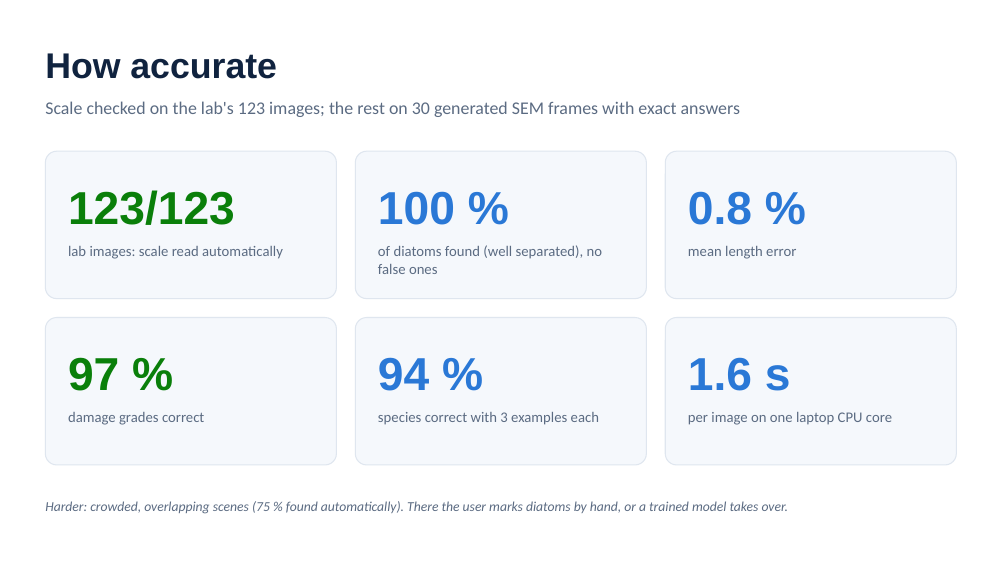
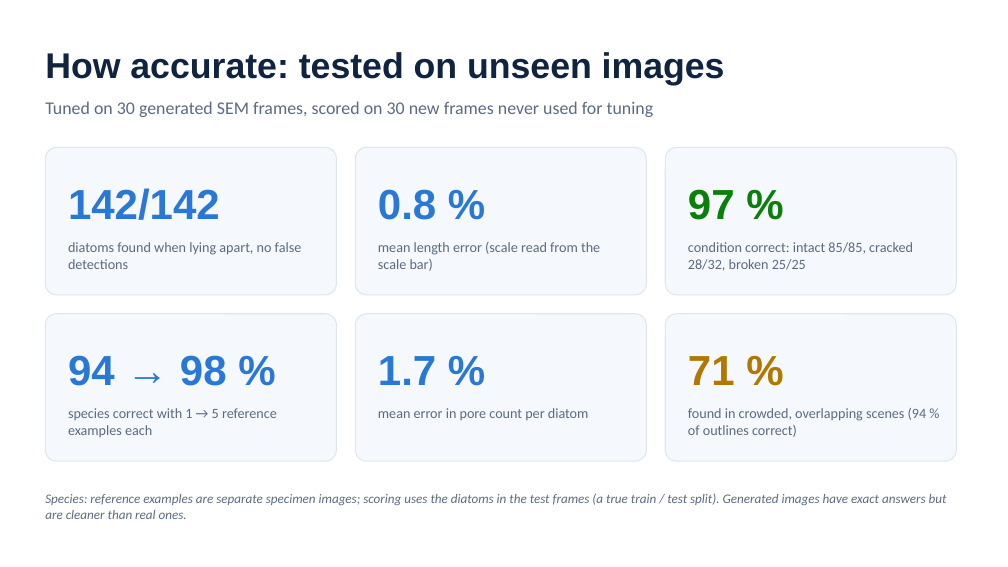
Before and after one commit to Krishna1Swaminathan/diatom-sem-analyzer, a slide deck: slide 5 of docs/Diatom_Analyzer_overview.pptx. Drawn at 1008x567 pixels with LibreOffice and Linux fonts; fonts in the diff are those of the drawing. Boxes give left, top, right and bottom in pixels: in the first picture for what was removed or moved away, otherwise in the second. Text is boxed around its words. In the diff, an @@ line names an element or a change of style, - is before the commit and + after.

Commit message:
Add held-out benchmark results and realistic figures to slides and README
- reports/heldout*: the synthetic benchmark on 30 frames never used for tuning
  (seeds 1000-1029); results match the tuning frames
- Slides: accuracy slide uses held-out figures, and a new slide on what works
  automatically on the lab's images and what needs the user's help

```diff
--- a/docs/Diatom_Analyzer_overview.pptx
+++ b/docs/Diatom_Analyzer_overview.pptx
@@ text at <box>45,52,725,85</box>: text changed @@
-How accurate
+How accurate: tested on unseen images
@@ text at <box>45,101,654,117</box>: text changed @@
-Scale checked on the lab's 123 images; the rest on 30 generated SEM frames with exact answers
+Tuned on 30 generated SEM frames, scored on 30 new frames never used for tuning
@@ text at <box>68,188,220,220</box>: text changed; size 44 to 40 pt; text colour #0A7F0A to #2A78D6 @@
-123/123
+142/142
@@ text at <box>378,189,436,220</box>: text changed; size 44 to 40 pt @@
-100 %
+0.8 %
@@ text at <box>688,189,735,220</box>: text changed; size 44 to 40 pt; text colour #2A78D6 to #0A7F0A @@
-0.8 %
+97 %
@@ text at <box>68,242,302,269</box>: text changed; size 14 to 13.5 pt @@
-lab images: scale read automatically
+diatoms found when lying apart, no false detections
@@ text at <box>378,242,600,271</box>: text changed; size 14 to 13.5 pt @@
-of diatoms found (well separated), no false ones
+mean length error (scale read from the scale bar)
@@ text at <box>688,242,913,271</box>: text changed; size 14 to 13.5 pt @@
-mean length error
+condition correct: intact 85/85, cracked 28/32, broken 25/25
@@ 6 rounded rectangles: place and size @@
-6 rounded rectangles at <box>45,151,957,465</box>
+6 rounded rectangles at <box>45,147,957,461</box>
@@ text at <box>68,355,227,386</box>: text changed; size 44 to 40 pt; text colour #0A7F0A to #2A78D6 @@
-97 %
+94 → 98 %
@@ text at <box>378,356,436,385</box>: text changed; size 44 to 40 pt @@
-94 %
+1.7 %
@@ text at <box>688,356,735,385</box>: text changed; size 44 to 40 pt; text colour #2A78D6 to #B07800 @@
-1.6 s
+71 %
@@ text at <box>68,408,277,437</box>: text changed; size 14 to 13.5 pt @@
-damage grades correct
+species correct with 1 → 5 reference examples each
@@ text at <box>378,408,589,420</box>: text changed; size 14 to 13.5 pt @@
-species correct with 3 examples each
+mean error in pore count per diatom
@@ text at <box>688,408,927,437</box>: text changed; size 14 to 13.5 pt @@
-per image on one laptop CPU core
+found in crowded, overlapping scenes (94 % of outlines correct)
@@ text at <box>45,493,947,519</box>: text changed; size 13 to 12.5 pt @@
-Harder: crowded, overlapping scenes (75 % found automatically). There the user marks diatoms by hand, or a trained model takes over.
+Species: reference examples are separate specimen images; scoring uses the diatoms in the test frames (a true train / test split). Generated images have exact answers but are cleaner than real ones.
```
Also in this commit, not shown: 1 other slide changed, 1 slide added, 5 other files.
